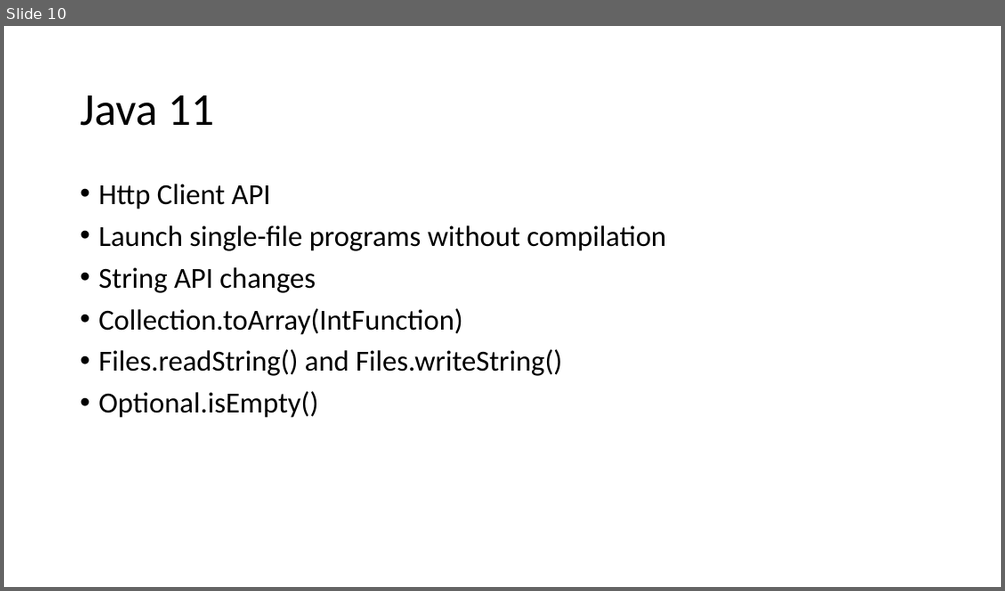
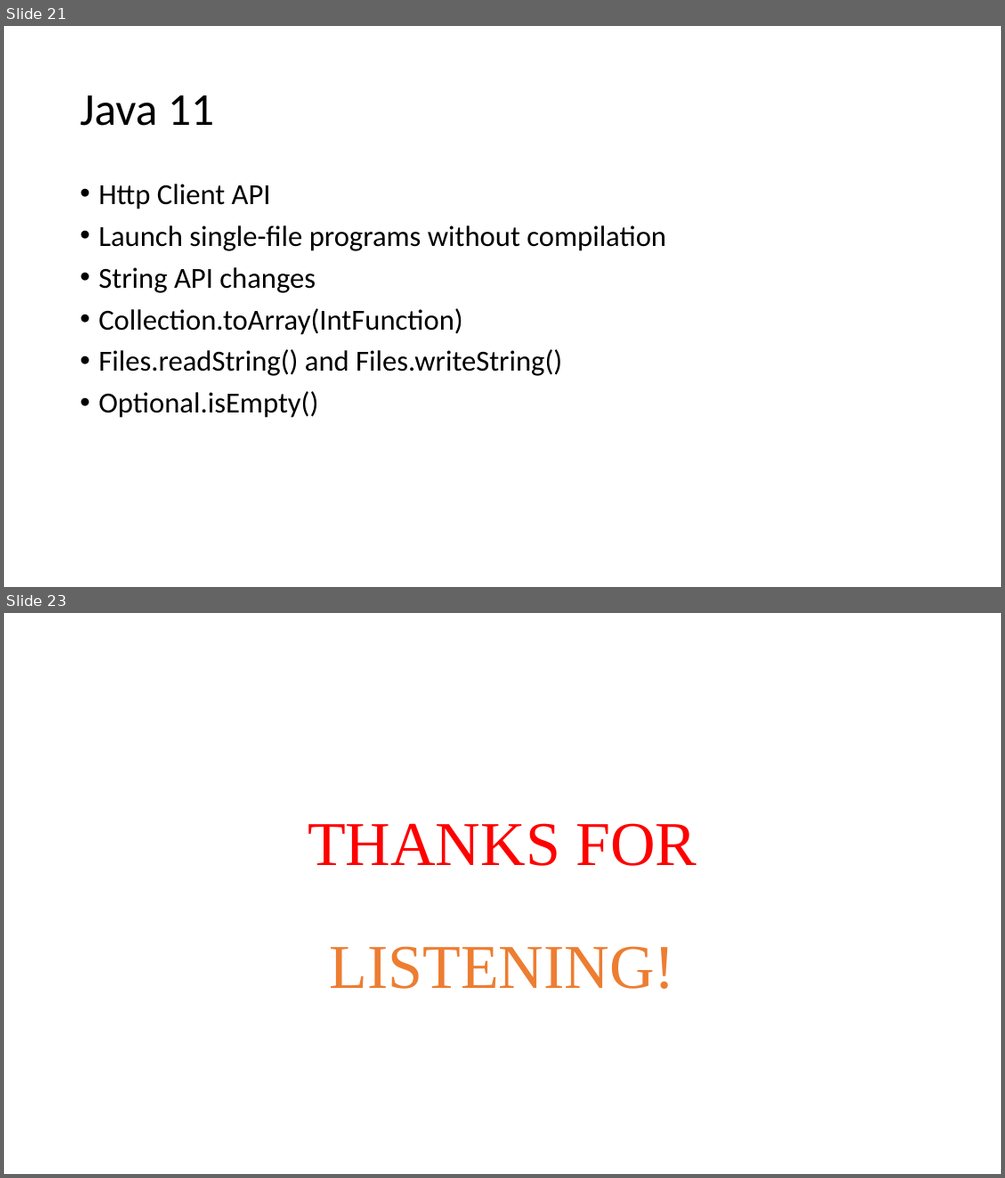
Before and after one commit to dangnh16/timebird-objective, a slide deck: Gradle and java 11.pptx. Shown one above the other, each under a label of ours: slide 10 before the commit, slides 21 and 23 after it; the slides between them are not shown. The pictures are 1005x591 and 1005x1178 pixels, drawn with LibreOffice and Linux fonts; fonts in the diff are those of the drawing. Boxes give left, top, right and bottom in pixels: in the first picture for what was removed or moved away, otherwise in the second. Text is boxed around its words. In the diff, an @@ line names an element or a change of style, - is before the commit and + after.

```diff
--- a/Gradle and java 11.pptx
+++ b/Gradle and java 11.pptx
@@ slide 23 added at box(4, 613, 1001, 1174), background #FFFFFF @@
@@ text added at box(307, 823, 697, 989), 60 pt, text #ED7D31 @@
+THANKS FOR
+LISTENING!
@@ what was slide 10 is now slide 21 @@
```
Also in this commit, not shown: 2 slides changed, 12 other slides added.
